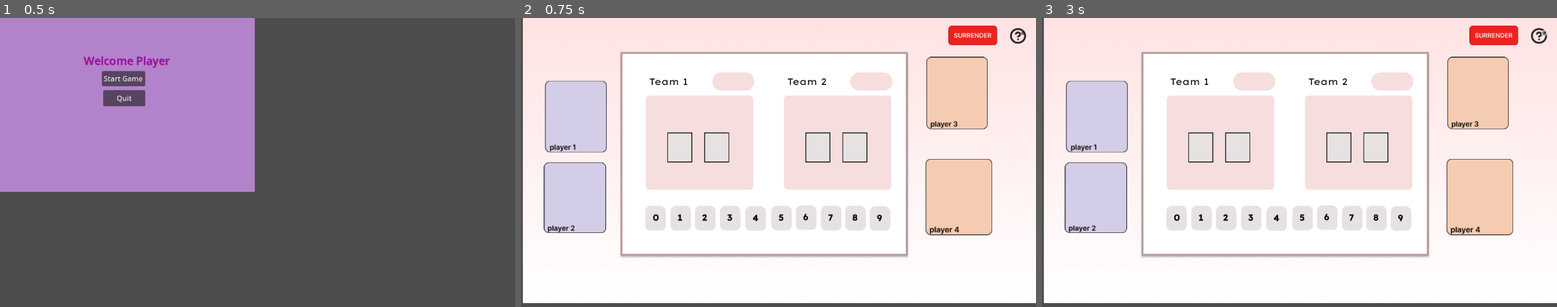
Above: before the commit, frames 1-3 (left to right).
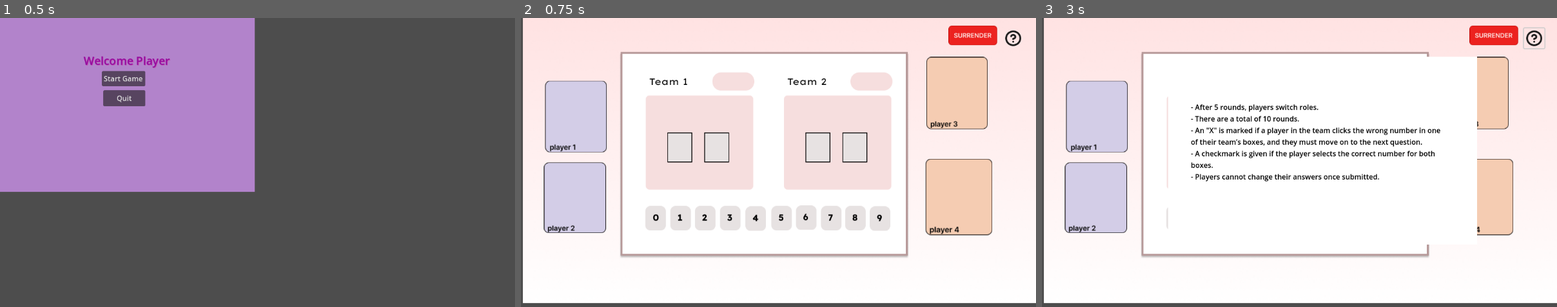
Above: after the commit, the same moments.

Repository: ltlely/ArcadeGames
Game: Godot game, scene res://Scenes/startingScreen.tscn
Same seed, same stepped clock (60 frames per second), same inputs: the game is played once before the commit and once after it.
Inputs (mouse positions are in pixels of both pictures, inside the frame that each line leads up to):
- Up to frame 1 (0.5 s): no input
- Up to frame 2 (0.75 s): click "Start Game" at 0.5 s
- Up to frame 3 (3 s): click (1469, 26) at 1.25 s; click "Start Game" at 2 s; click (1541, 32) at 2.77 s

Frame 1 is identical in both runs. In frame 2, 0.2% of the frame differs, in the area x 93-99%, y 3-10%; in frame 3, 21%, in the area x 24-99%, y 3-79%.

Commit message:
added popup scene and script

Diff:
--- a/Scenes/firstWorld.tscn
+++ b/Scenes/firstWorld.tscn
@@ -1,9 +1,11 @@
-[gd_scene load_steps=20 format=3 uid="uid://bdlsfh84wbxcy"]
+[gd_scene load_steps=22 format=3 uid="uid://bdlsfh84wbxcy"]
 
 [ext_resource type="Texture2D" uid="uid://c2ygypvpf8c22" path="res://Assets/pink_background.png" id="1_js0sa"]
 [ext_resource type="Script" path="res://Scenes/texture_button_2.gd" id="2_6y2yj"]
 [ext_resource type="Texture2D" uid="uid://db8svw1plhdy" path="res://Assets/Buttons/help_icon.png" id="2_aax2d"]
+[ext_resource type="Script" path="res://Scenes/helpControl.gd" id="4_1ek38"]
 [ext_resource type="Texture2D" uid="uid://c2417sq2b0pf4" path="res://Assets/player1_box.png" id="5_0ph5j"]
+[ext_resource type="Script" path="res://Scenes/helpButton.gd" id="6_2dger"]
 [ext_resource type="Texture2D" uid="uid://cgkfnwsqljpym" path="res://Assets/player2_box.png" id="6_lgo1j"]
 [ext_resource type="Texture2D" uid="uid://f25w74gykiob" path="res://Assets/player3_box.png" id="7_40b7q"]
 [ext_resource type="Texture2D" uid="uid://cb6rc5ifqxhxu" path="res://Assets/player4_box.png" id="8_lgbmi"]
@@ -45,11 +47,6 @@
 scale = Vector2(0.541903, 0.591958)
 texture = ExtResource("10_p2bya")
 
-[node name="HelpIcon" type="Sprite2D" parent="PinkBackground"]
-position = Vector2(288.156, -165.082)
-scale = Vector2(0.541902, 0.591956)
-texture = ExtResource("2_aax2d")
-
 [node name="Player1Box" type="Sprite2D" parent="PinkBackground"]
 position = Vector2(-247.65, -58.0119)
 scale = Vector2(0.612008, 0.695047)
@@ -70,55 +67,79 @@
 scale = Vector2(0.663089, 0.718107)
 texture = ExtResource("8_lgbmi")
 
-[node name="MainBox" type="Sprite2D" parent="."]
-position = Vector2(544, 308)
-scale = Vector2(0.81738, 0.847349)
+[node name="MainBox" type="Sprite2D" parent="PinkBackground"]
+position = Vector2(-19.5085, -6.51154)
+scale = Vector2(0.44294, 0.501595)
 texture = ExtResource("9_tkwg6")
 
-[node name="9Button" type="Sprite2D" parent="."]
-position = Vector2(803, 450)
+[node name="9Button" type="Sprite2D" parent="PinkBackground"]
+position = Vector2(120.844, 77.5464)
+scale = Vector2(0.541903, 0.591958)
 texture = ExtResource("11_ui1ka")
 
-[node name="8Button" type="Sprite2D" parent="."]
-position = Vector2(748, 449)
+[node name="8Button" type="Sprite2D" parent="PinkBackground"]
+position = Vector2(91.0396, 76.9545)
+scale = Vector2(0.541903, 0.591958)
 texture = ExtResource("12_2nf7k")
 
-[node name="7Button" type="Sprite2D" parent="."]
-position = Vector2(694, 449)
+[node name="7Button" type="Sprite2D" parent="PinkBackground"]
+position = Vector2(61.7769, 76.9545)
+scale = Vector2(0.541903, 0.591958)
 texture = ExtResource("13_2rseb")
 
-[node name="6Button" type="Sprite2D" parent="."]
-position = Vector2(638, 448)
+[node name="6Button" type="Sprite2D" parent="PinkBackground"]
+position = Vector2(31.4304, 76.3625)
+scale = Vector2(0.541903, 0.591958)
 texture = ExtResource("14_o6kfw")
 
-[node name="5Button" type="Sprite2D" parent="."]
-position = Vector2(583, 449)
+[node name="5Button" type="Sprite2D" parent="PinkBackground"]
+position = Vector2(1.62573, 76.9545)
+scale = Vector2(0.541903, 0.591958)
 texture = ExtResource("15_qnms8")
 
-[node name="4Button" type="Sprite2D" parent="."]
-position = Vector2(525, 450)
+[node name="4Button" type="Sprite2D" parent="PinkBackground"]
+position = Vector2(-29.8046, 77.5464)
+scale = Vector2(0.541903, 0.591958)
 texture = ExtResource("16_tl717")
 
-[node name="3Button" type="Sprite2D" parent="."]
-position = Vector2(468, 449)
+[node name="3Button" type="Sprite2D" parent="PinkBackground"]
+position = Vector2(-60.6931, 76.9545)
+scale = Vector2(0.541903, 0.591958)
 texture = ExtResource("17_xvasw")
 
-[node name="2Button" type="Sprite2D" parent="."]
-position = Vector2(412, 449)
+[node name="2Button" type="Sprite2D" parent="PinkBackground"]
+position = Vector2(-91.0396, 76.9545)
+scale = Vector2(0.541903, 0.591958)
 texture = ExtResource("18_dkqns")
 
-[node name="1Button" type="Sprite2D" parent="."]
-position = Vector2(357, 449)
+[node name="1Button" type="Sprite2D" parent="PinkBackground"]
+position = Vector2(-120.844, 76.9545)
+scale = Vector2(0.541903, 0.591958)
 texture = ExtResource("19_e0hs5")
 
-[node name="0Button" type="Sprite2D" parent="."]
-position = Vector2(301, 449)
+[node name="0Button" type="Sprite2D" parent="PinkBackground"]
+position = Vector2(-151.191, 76.9545)
+scale = Vector2(0.541903, 0.591958)
 texture = ExtResource("20_bucrp")
 
-[node name="Popup" type="Button" parent="."]
-offset_left = 1119.0
-offset_top = 30.0
-offset_right = 1127.0
-offset_bottom = 38.0
+[node name="Control" type="Control" parent="PinkBackground/0Button"]
+layout_mode = 3
+anchors_preset = 0
+offset_left = 794.0
+offset_top = -397.0
+offset_right = 832.0
+offset_bottom = -356.0
+script = ExtResource("4_1ek38")
+
+[node name="Button" type="Button" parent="PinkBackground/0Button/Control"]
+layout_mode = 0
+offset_left = -17.3409
+offset_top = -29.0059
+offset_right = 28.6591
+offset_bottom = 15.9941
+icon = ExtResource("2_aax2d")
+flat = true
+script = ExtResource("6_2dger")
 
 [connection signal="pressed" from="PinkBackground/SurrenderButton" to="PinkBackground/SurrenderButton" method="_on_pressed"]
+[connection signal="pressed" from="PinkBackground/0Button/Control/Button" to="PinkBackground/0Button/Control" method="_on_button_pressed"]
--- /dev/null
+++ b/Scenes/helpButton.gd
@@ -0,0 +1,11 @@
+extends Button
+
+
+# Called when the node enters the scene tree for the first time.
+func _ready() -> void:
+	pass # Replace with function body.
+
+
+# Called every frame. 'delta' is the elapsed time since the previous frame.
+func _process(delta: float) -> void:
+	pass
--- /dev/null
+++ b/Scenes/helpControl.gd
@@ -0,0 +1,23 @@
+extends Control
+
+
+# Exported variables to configure the display time and text to show
+@export var display_time: float = 1.0
+@export var text_to_show: String = "text"
+
+# Preloading the popup scene for better performance
+@onready var pop_up_scene: PackedScene = preload("res://Scenes/popUp.tscn")
+
+# This function is triggered when the button is pressed
+func _on_button_pressed() -> void:
+	# Create an instance of the popup scene
+	var new_pop_up = pop_up_scene.instantiate()  # Correct method for instantiating in Godot 4
+
+	# Make sure the popup scene has these properties (show_time, text_to_show)
+	if new_pop_up.has_method("set_show_time"):
+		new_pop_up.set_show_time(display_time)
+	if new_pop_up.has_method("set_text_to_show"):
+		new_pop_up.set_text_to_show(text_to_show)
+
+	# Add the popup as a child to the current scene and display it
+	add_child(new_pop_up)
--- /dev/null
+++ b/Scenes/popUp.tscn
@@ -0,0 +1,31 @@
+[gd_scene load_steps=2 format=3 uid="uid://b1xnwb1g3mdkv"]
+
+[ext_resource type="Script" path="res://Scenes/popupHelp.gd" id="1_qwsgi"]
+
+[node name="PopUp" type="Control"]
+layout_mode = 3
+anchors_preset = 0
+script = ExtResource("1_qwsgi")
+
+[node name="ColorRect" type="ColorRect" parent="."]
+layout_mode = 0
+offset_left = -813.0
+offset_top = 35.0
+offset_right = -122.0
+offset_bottom = 456.0
+
+[node name="Label" type="Label" parent="ColorRect"]
+layout_mode = 0
+offset_left = 51.0
+offset_top = 75.0
+offset_right = 628.0
+offset_bottom = 357.0
+theme_override_colors/font_color = Color(0, 0, 0, 1)
+text = "- After 5 rounds, players switch roles.
+- There are a total of 10 rounds.
+- An \"X\" is marked if a player in the team clicks the wrong number in one of their team’s boxes, and they must move on to the next question.
+- A checkmark is given if the player selects the correct number for both boxes.
+- Players cannot change their answers once submitted."
+autowrap_mode = 2
+
+[node name="Timer" type="Timer" parent="."]
--- /dev/null
+++ b/Scenes/popupHelp.gd
@@ -0,0 +1,22 @@
+extends Control
+
+var text_to_show = """
+- After 5 rounds, players switch roles.
+- There are a total of 10 rounds.
+- An "X" is marked if a player in the team clicks the wrong number in one of their team’s boxes, and they must move on to the next question.
+- A checkmark is given if the player selects the correct number for both boxes.
+- Players cannot change their answers once submitted.
+"""
+
+var show_time = 1.0
+
+func _ready():
+	# Access the Label node within ColorRect and set its text
+	$ColorRect/Label.text = text_to_show
+
+	# Start the timer to control how long the popup is shown
+	$Timer.start(show_time)
+
+# Function to handle the timer's timeout, removing the popup
+func _on_Timer_timeout():
+	queue_free()
